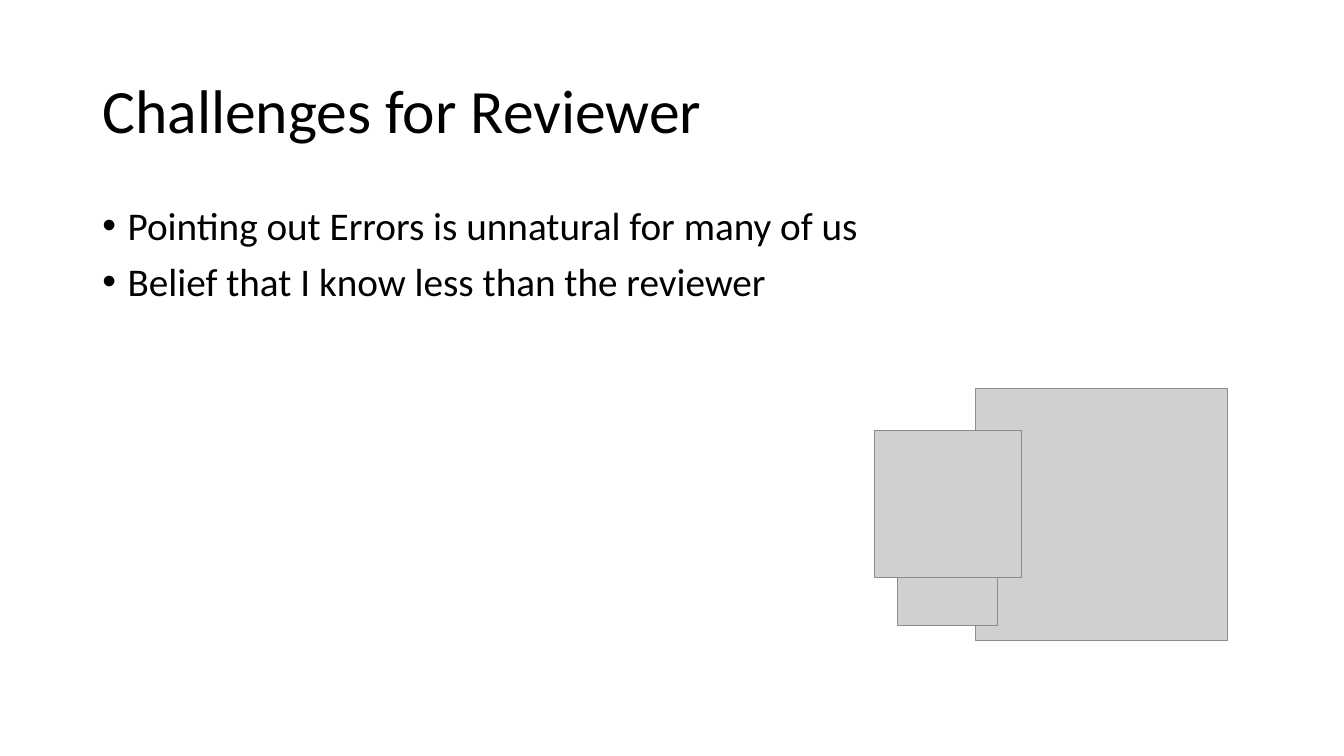
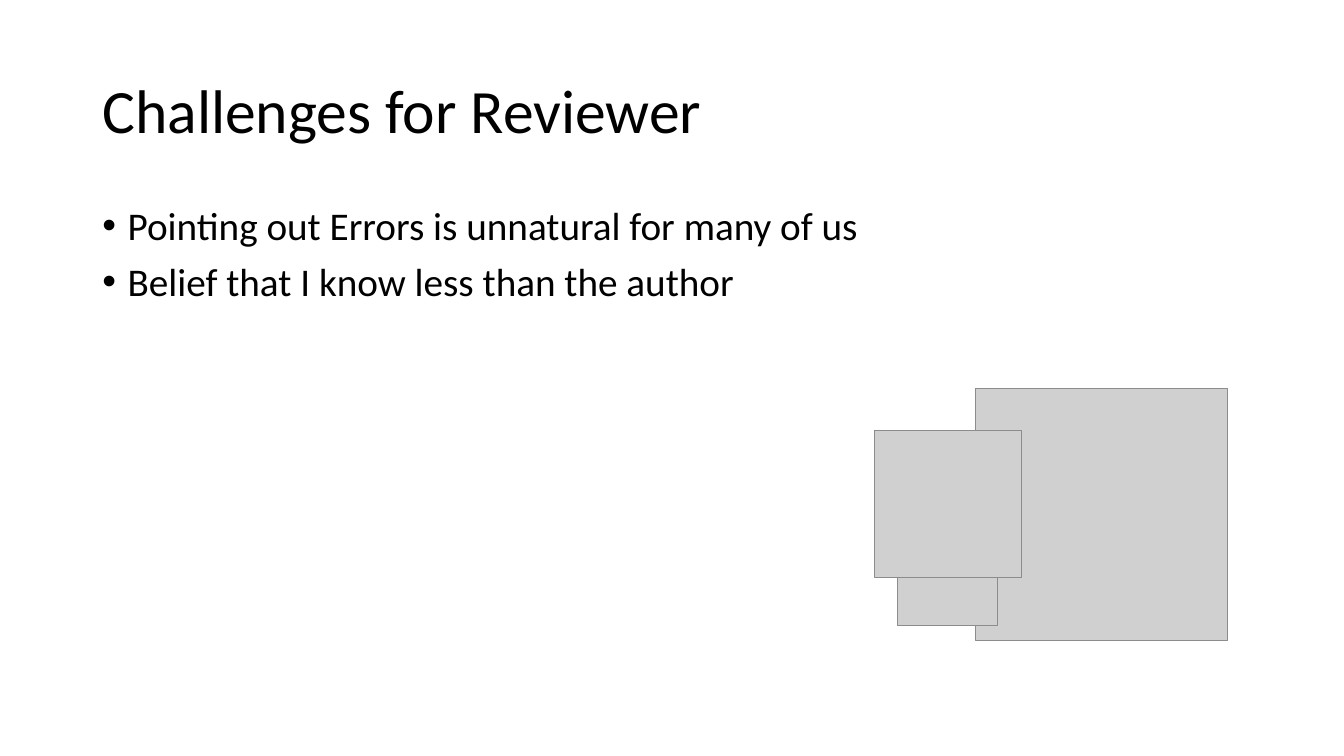
Before and after one commit to DavidGiard/Presentation-Slides, a slide deck: slide 15 of Blood-Sweat-and-Code-Reviews/Code Reviews.pptx. Drawn at 1344x756 pixels with LibreOffice and Linux fonts; fonts in the diff are those of the drawing; grey boxes stand for pictures. Boxes give left, top, right and bottom in pixels: in the first picture for what was removed or moved away, otherwise in the second. Text is boxed around its words. In the diff, an @@ line names an element or a change of style, - is before the commit and + after.

Commit message:
Update Code Review slides

```diff
--- a/Blood-Sweat-and-Code-Reviews/Code Reviews.pptx
+++ b/Blood-Sweat-and-Code-Reviews/Code Reviews.pptx
@@ text at (128, 268, 733, 297): text changed @@
-• Belief that I know less than the reviewer
+• Belief that I know less than the author
```
Also in this commit, not shown: 7 other slides changed.
